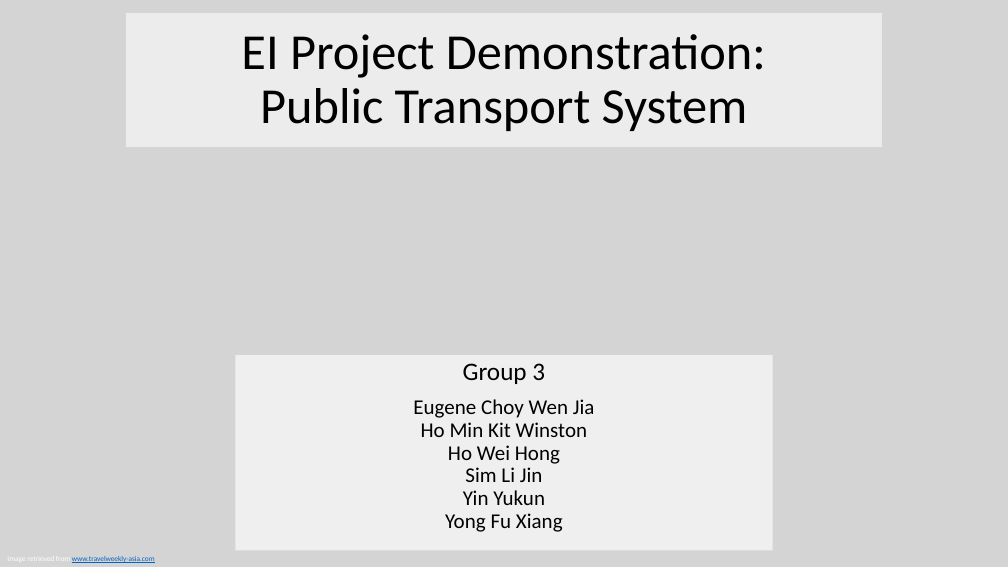
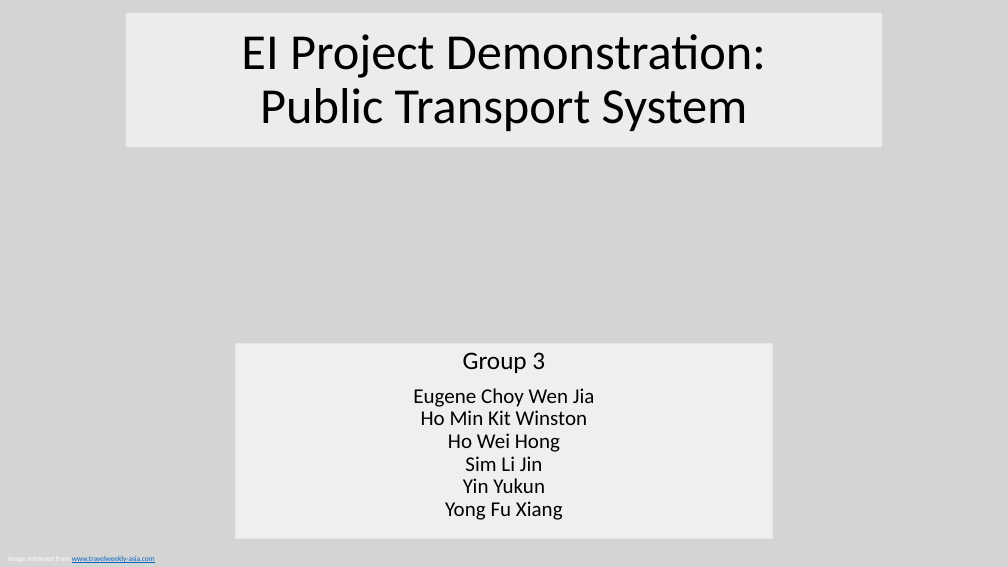
Before and after one commit to eugene-choy-2016/EI_Project, a slide deck: slide 1 of EI Presentation.pptx. Drawn at 1008x567 pixels with LibreOffice and Linux fonts; fonts in the diff are those of the drawing; background and template pictures are left out. Boxes give left, top, right and bottom in pixels: in the first picture for what was removed or moved away, otherwise in the second. Text is boxed around its words. In the diff, an @@ line names an element or a change of style, - is before the commit and + after.

Commit message:
UPDATED SLIDES
UPDATED SLIDES

```diff
--- a/EI Presentation.pptx
+++ b/EI Presentation.pptx
@@ subtitle "Group 3": place and size @@
-subtitle "Group 3" at bbox=[235, 355, 773, 551]
+subtitle "Group 3" at bbox=[235, 343, 773, 538]
```
Also in this commit, not shown: 1 slide added.
